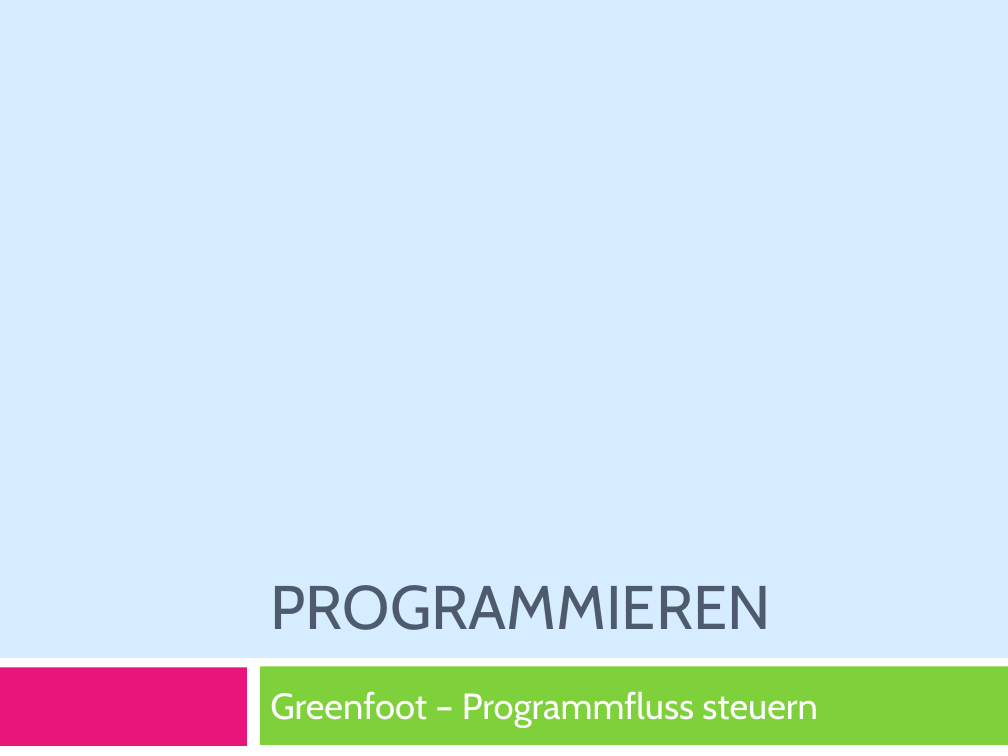
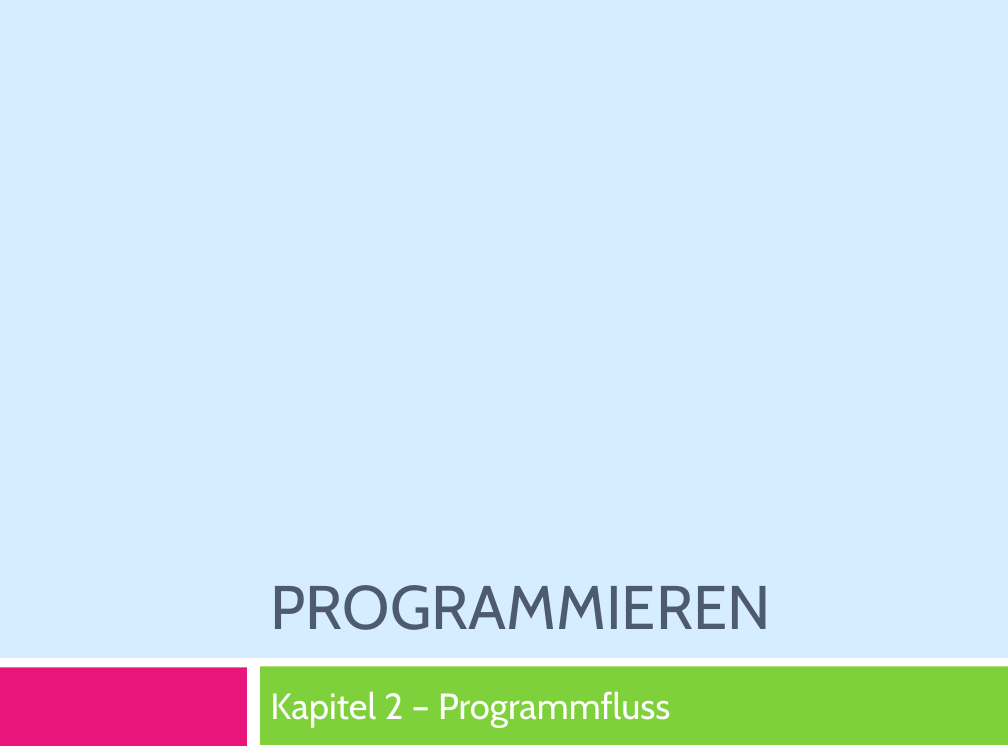
Before and after one commit to marcojakob/greenfoot-kara, a slide deck: slide 1 of presentations-de/praesentation-03-kapitel-2-programmfluss.pptx. Drawn at 1008x756 pixels with LibreOffice and Linux fonts; fonts in the diff are those of the drawing. Boxes give left, top, right and bottom in pixels: in the first picture for what was removed or moved away, otherwise in the second. Text is boxed around its words. In the diff, an @@ line names an element or a change of style, - is before the commit and + after.

```diff
--- a/presentations-de/praesentation-03-kapitel-2-programmfluss.pptx
+++ b/presentations-de/praesentation-03-kapitel-2-programmfluss.pptx
@@ subtitle at <box>270,691,670,727</box>: text changed @@
-Greenfoot – Programmfluss steuern
+Kapitel 2 – Programmfluss
```
Also in this commit, not shown: 9 other slides changed, 6 other files.
